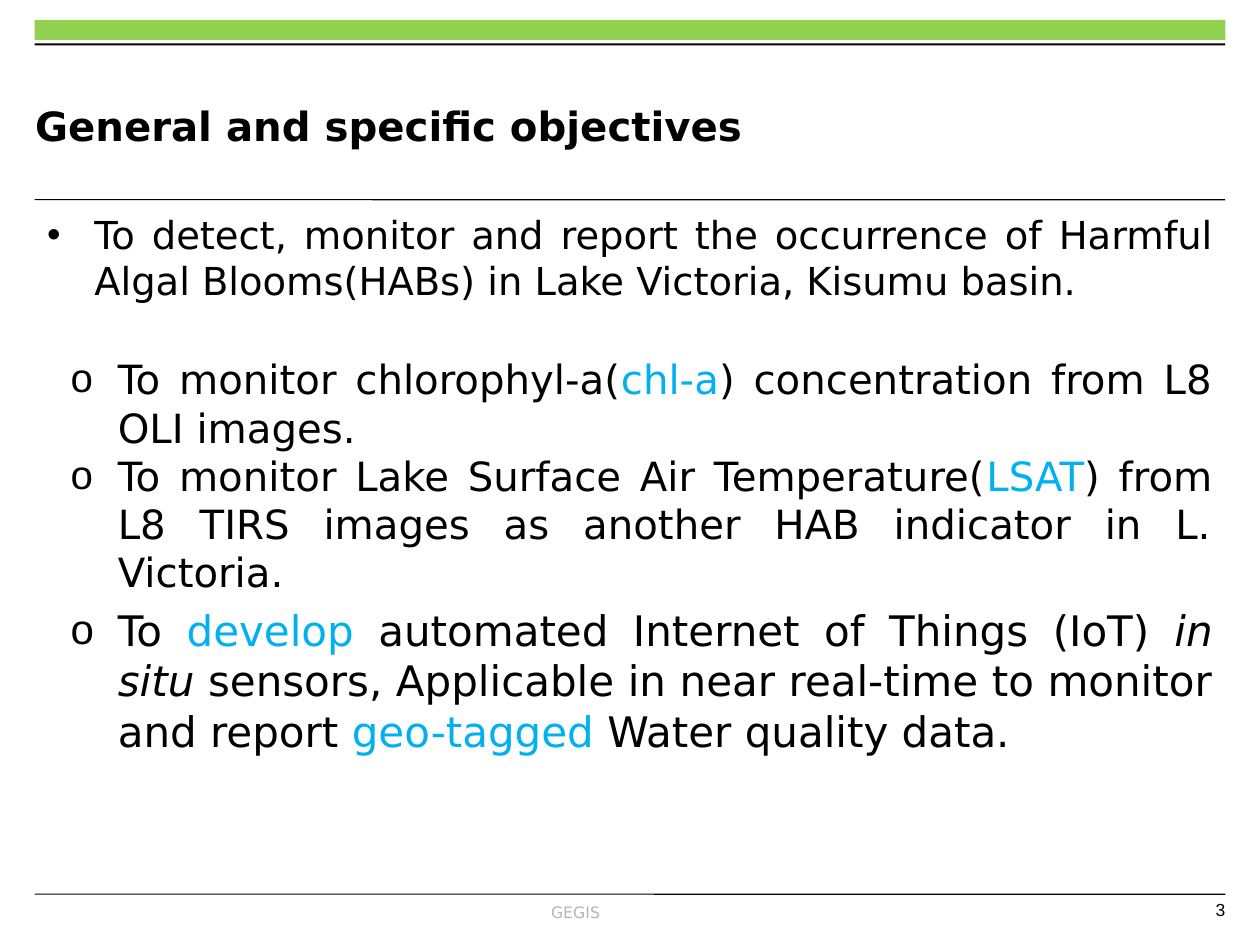
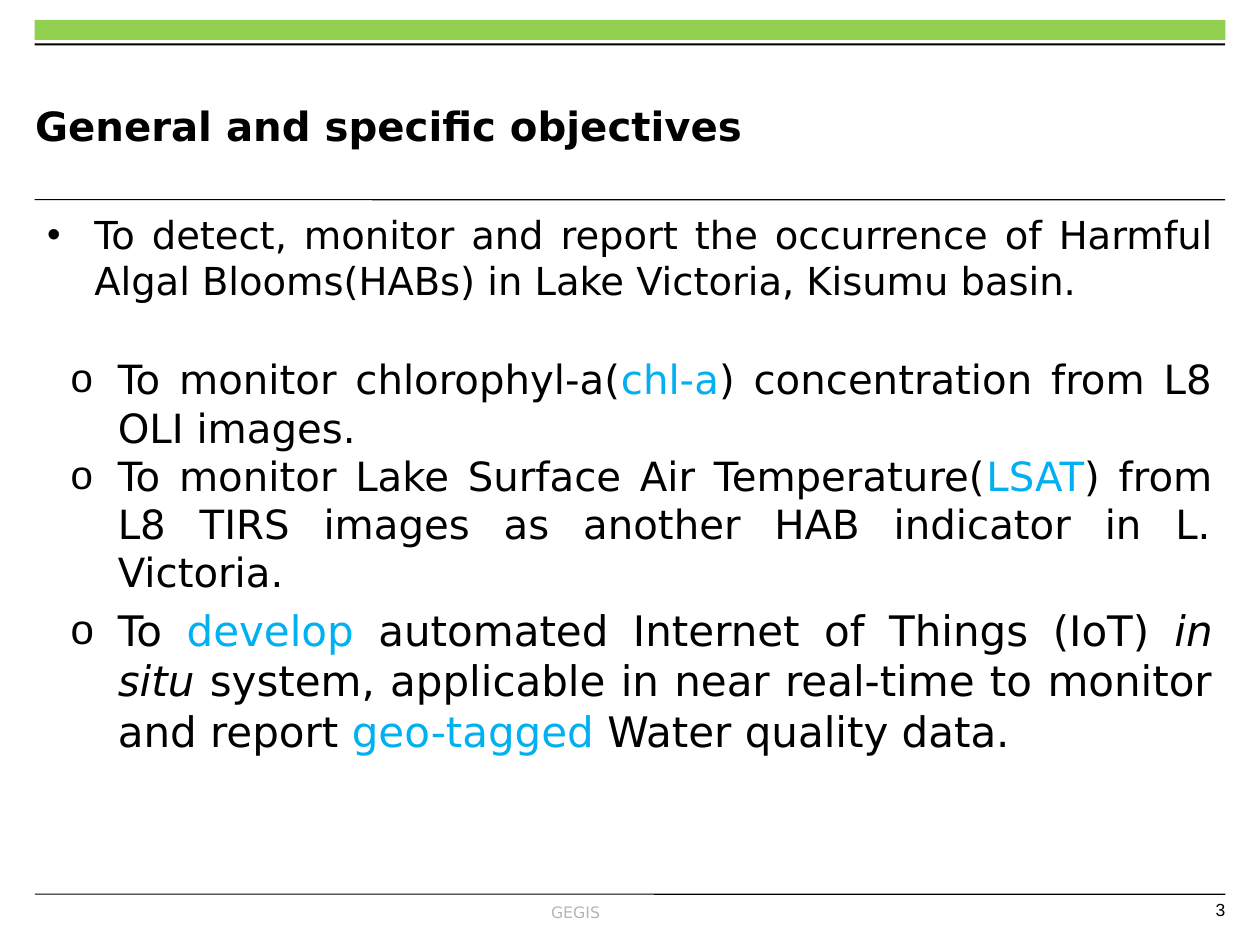
Before and after one commit to OkomoJacob/FinalYearProject, a slide deck: slide 3 of Dr. E Nduati, Superviser/Submissions/ENC222-0149_2017_OKOMO_JACOB_1234.pptx. Drawn at 1260x945 pixels with LibreOffice and Linux fonts; fonts in the diff are those of the drawing; background and template pictures are left out. Boxes give left, top, right and bottom in pixels: in the first picture for what was removed or moved away, otherwise in the second. Text is boxed around its words. In the diff, an @@ line names an element or a change of style, - is before the commit and + after.

```diff
--- a/Dr. E Nduati, Superviser/Submissions/ENC222-0149_2017_OKOMO_JACOB_1234.pptx
+++ b/Dr. E Nduati, Superviser/Submissions/ENC222-0149_2017_OKOMO_JACOB_1234.pptx
@@ text at (x1=118, y1=614, x2=1212, y2=756): text changed @@
-  o To develop automated Internet of Things (IoT) in situ sensors, Applicable in near real-time to monitor and report geo-tagged Water quality data.
+  o To develop automated Internet of Things (IoT) in situ system, applicable in near real-time to monitor and report geo-tagged Water quality data.
```
Also in this commit, not shown: 4 other slides changed, 2 slides removed.
